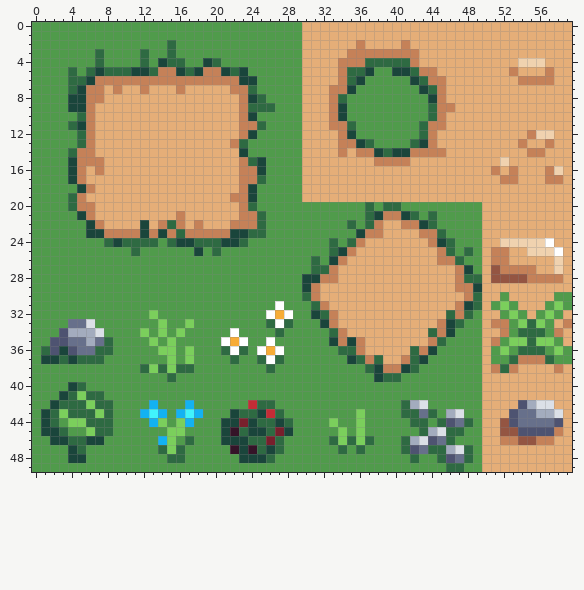
Two versions of one pixel-art sprite, Assets/Art/GregsTilemap/GregTiles2.png. The first picture shows the starting point.
The file is 60x50 pixels.
New version:
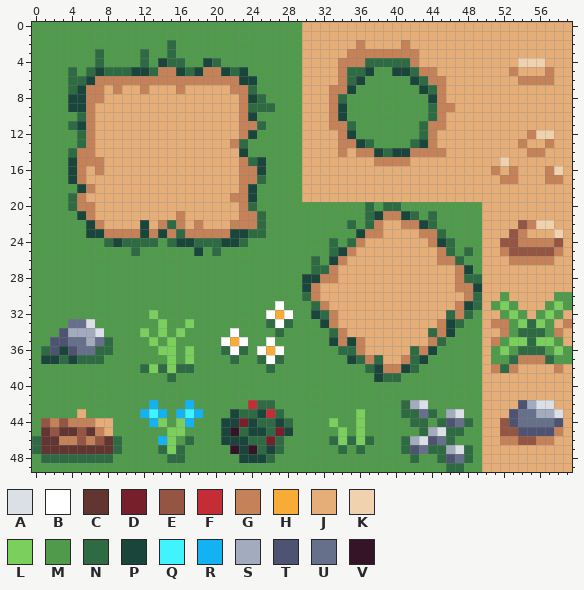
Palette (. is transparent): A #dbe0e7  B #ffffff  C #623530  D #781f2c  E #945542  F #c42c36  G #c58158  H #f7ac37  J #e5ae78  K #f0d2af  L #7bcf5c  M #509b4b  N #2e6a42  P #1a453b  Q #41f3fc  R #13b2f2  S #a3acbe  T #4e5371  U #67708b  V #351428
From old to new:
Changed rows in their new state; - is an unchanged pixel.
first column x 51:
22 ---EGKK-
23 --EG---K
24 -EEGGGGE
25 J-EEEEEG
26 JJGGGGGJ
27 JJJJJ--J
28 JJJJJJJJ
first column x 0:
40 ----MM----
41 ---MMMMM--
42 --MMMMMMM-
43 -MMMMJMMM-
44 -EGEGGGJJ-
45 -CECCECGJ-
46 NCCGGEGECN
47 NCCCCCCCCN
48 -NNNNNNNN-
Where, in picture pixels (left, top, right, bottom), the same in both pictures:
changed: (491, 220, 563, 283)
changed: (32, 382, 122, 463)
